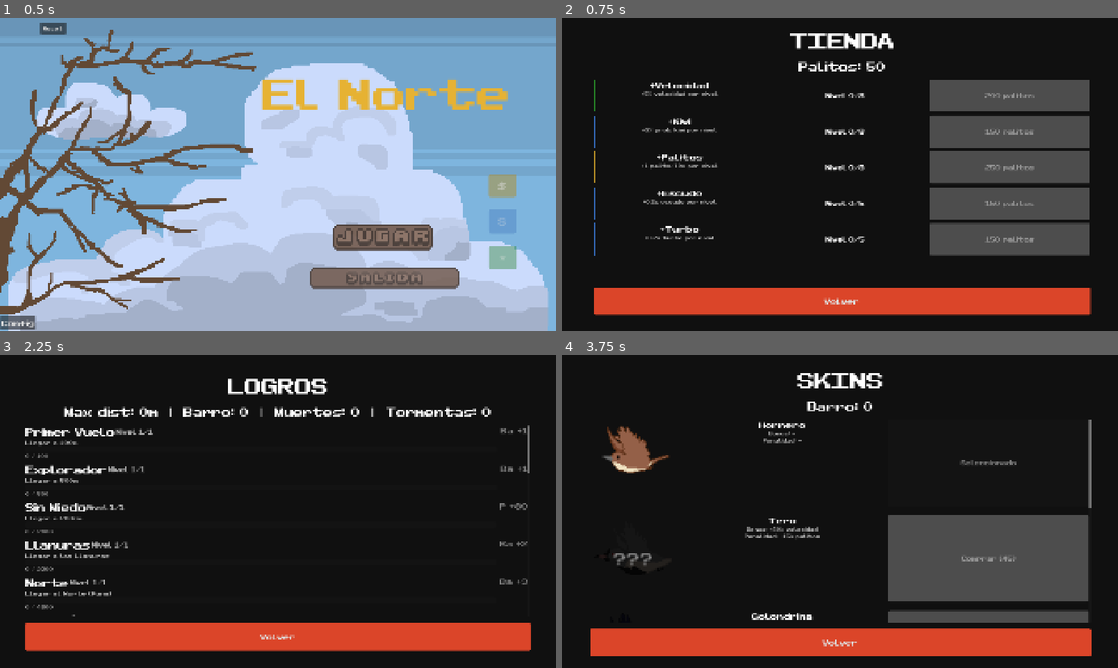
Above: before the commit, frames 1-4 (two rows, left to right).
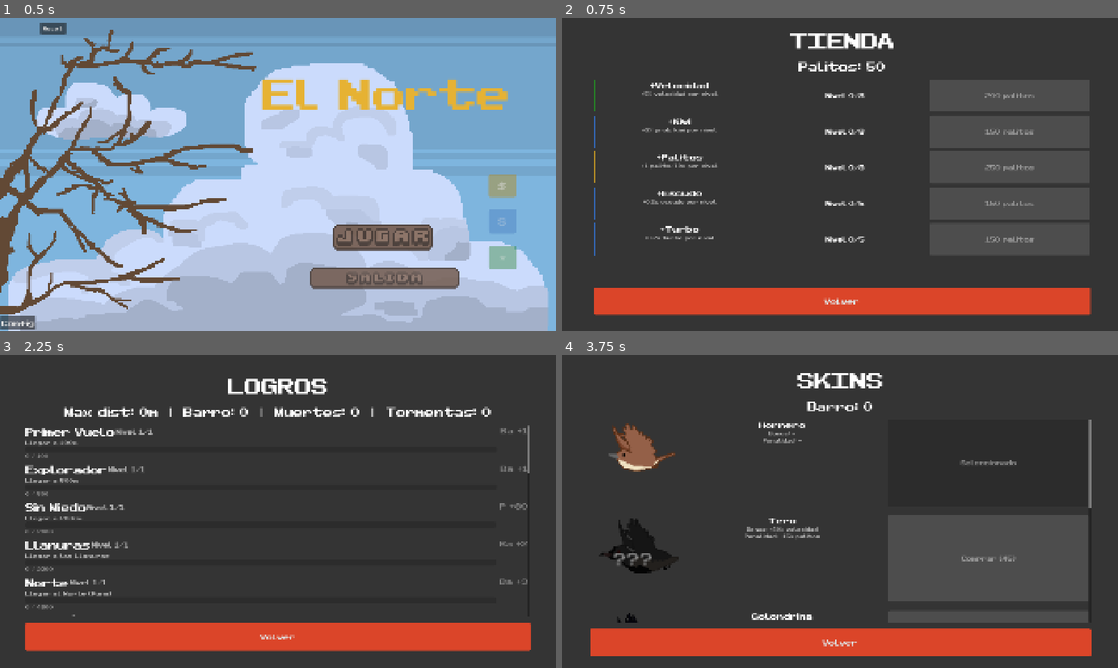
Above: after the commit, the same moments.

Repository: TomasMoreno21/El-Norte
Game: Godot game, scene res://scenes/menu/menu.tscn
Same seed, same stepped clock (60 frames per second), same inputs: the game is played once before the commit and once after it.
Inputs:
- Up to frame 1 (0.5 s): no input
- Up to frame 2 (0.75 s): click "$" at 0.5 s
- Up to frame 3 (2.25 s): click "Volver" at 1.25 s; click "★" at 2 s
- Up to frame 4 (3.75 s): click "Volver" at 2.75 s; click "S" at 3.5 s

Frame 1 is identical in both runs. In frame 2, 75% of the frame differs, in the area x 0-100%, y 0-100%; in frame 3, 88%; in frame 4, 77%.

Commit message:
feat: paneles de fondo mas claros (0.2,0.2,0.2)

Diff:
--- a/scenes/achievements/achievements.tscn
+++ b/scenes/achievements/achievements.tscn
@@ -10,7 +10,7 @@
 anchors_preset = 15
 anchor_right = 1.0
 anchor_bottom = 1.0
-color = Color(0.05, 0.05, 0.05, 0.95)
+color = Color(0.2, 0.2, 0.2, 0.95)
 
 [node name="VBoxContainer" type="VBoxContainer" parent="Bg" unique_id=1222739465]
 layout_mode = 1
--- a/scenes/shop/shop.tscn
+++ b/scenes/shop/shop.tscn
@@ -12,7 +12,7 @@
 anchor_bottom = 1.0
 grow_horizontal = 2
 grow_vertical = 2
-color = Color(0.05, 0.05, 0.05, 0.95)
+color = Color(0.2, 0.2, 0.2, 0.95)
 
 [node name="VBoxContainer" type="VBoxContainer" parent="Bg" unique_id=2003286268]
 layout_mode = 1
--- a/scenes/skins/skins.gd
+++ b/scenes/skins/skins.gd
@@ -59,7 +59,7 @@
 		tr.stretch_mode = TextureRect.STRETCH_KEEP_ASPECT_CENTERED
 		tr.mouse_filter = 2
 		tr.position = Vector2(15, 10)
-		tr.custom_minimum_size = Vector2(270, 280)
+		tr.custom_minimum_size = Vector2(310, 267)
 		container.add_child(tr)
 		if not owned:
 			tr.modulate = Color(0.15, 0.15, 0.15, 1.0)
--- a/scenes/skins/skins.tscn
+++ b/scenes/skins/skins.tscn
@@ -12,7 +12,7 @@
 anchor_top = 0.0
 anchor_right = 1.0
 anchor_bottom = 1.0
-color = Color(0.05, 0.05, 0.05, 0.95)
+color = Color(0.2, 0.2, 0.2, 0.95)
 
 [node name="VBoxContainer" type="VBoxContainer" parent="Bg"]
 layout_mode = 1
